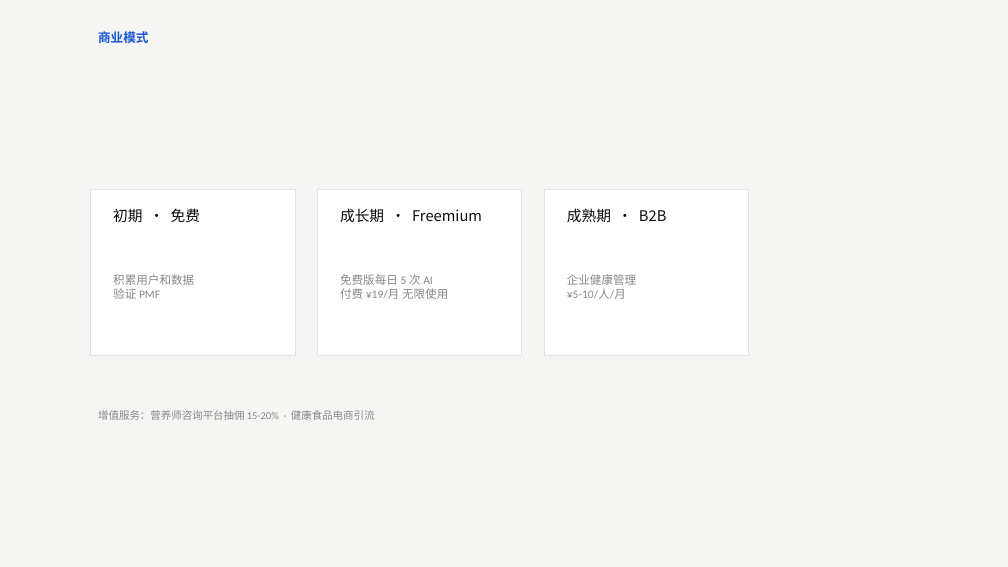
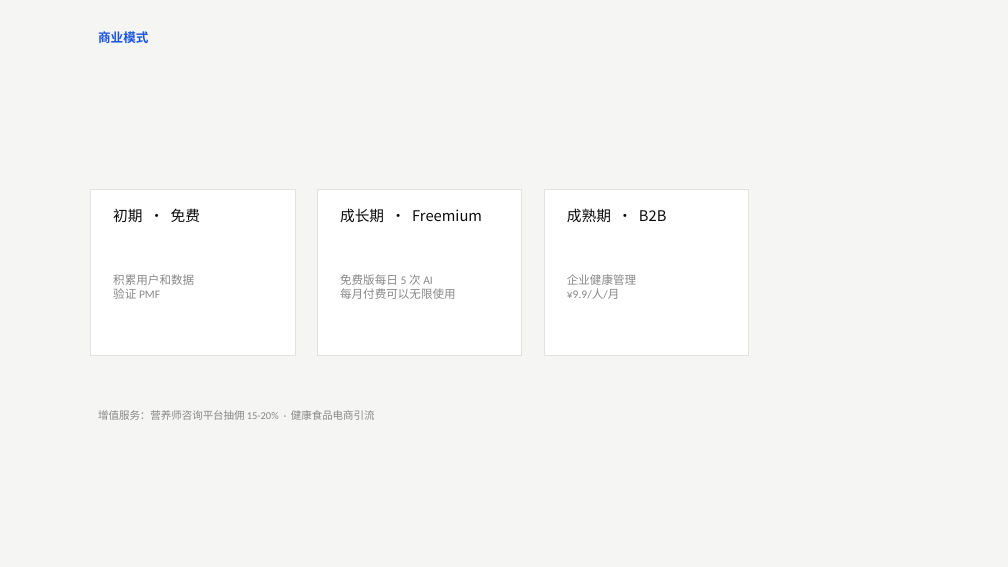
Before and after one commit to sarahfang2010/health-track, a slide deck: slide 10 of ppt/健康追踪-商业计划书.pptx. Drawn at 1008x567 pixels with LibreOffice and Linux fonts; fonts in the diff are those of the drawing. Boxes give left, top, right and bottom in pixels: in the first picture for what was removed or moved away, otherwise in the second. Text is boxed around its words. In the diff, an @@ line names an element or a change of style, - is before the commit and + after.

```diff
--- a/ppt/健康追踪-商业计划书.pptx
+++ b/ppt/健康追踪-商业计划书.pptx
@@ text at [340,288,456,299]: text changed @@
-付费 ¥19/月 无限使用
+每月付费可以无限使用
@@ text at [567,289,620,299]: text changed @@
-¥5-10/人/月
+¥9.9/人/月
```
Also in this commit, not shown: 5 other files.
